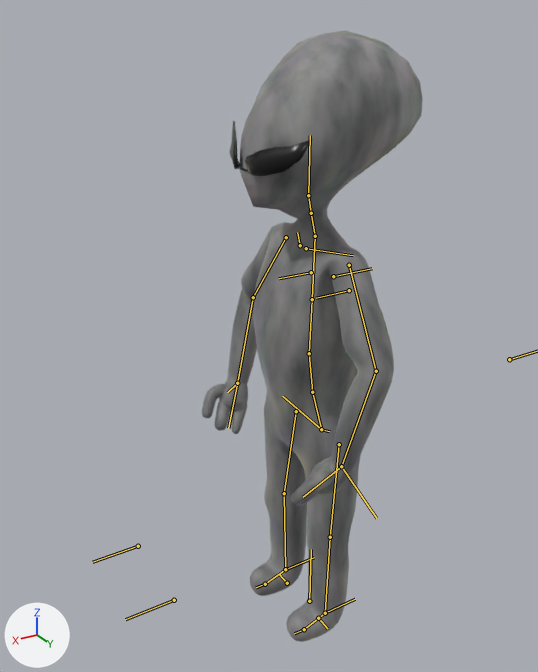
Two versions of the Blender file SharedAssets/Players/Grey/GreyGameReady.blend, one commit apart.
One viewpoint serves both versions: a camera (50 mm lens) standing at (1.244, 1.78, 2.004) and looking at (0.15, -0.044, 1.092). Every picture has the same lights, and +X, +Y and +Z are marked at lower left. The bones that bend it are drawn over the model as lines.

The first picture shows 'Grey.001'.
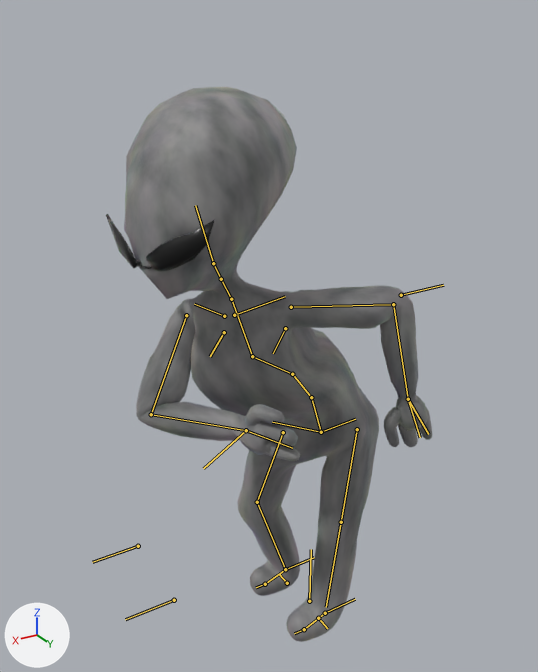
The newer file adds an action. The first version stands in its rest pose; the second is drawn at frame 10 of the action 'Punch'.

Location of each change, [x1, y1, x2, y2] in pixels of the pictures (538 x 672 px):
'Grey.001', posed (47% wider, 9% shorter)
    before: [202, 30, 423, 642]
    after: [106, 87, 432, 642]
bone 'spine', root to tip
    before: (321, 429) to (312, 392)
    after: (321, 432) to (311, 397)
bone 'spine.001', root to tip
    before: (312, 392) to (309, 353)
    after: (311, 397) to (292, 374)
bone 'spine.002', root to tip
    before: (309, 353) to (312, 299)
    after: (292, 374) to (252, 356)
bone 'spine.003', root to tip
    before: (312, 299) to (315, 236)
    after: (252, 356) to (231, 299)
bone 'spine.004', root to tip
    before: (315, 236) to (311, 213)
    after: (231, 299) to (221, 279)
bone 'upper_arm.R', root to tip
    before: (286, 237) to (253, 297)
    after: (186, 315) to (151, 414)
bone 'forearm.R', root to tip
    before: (253, 297) to (237, 383)
    after: (151, 414) to (246, 430)
bone 'IKArm.L', root to tip
    before: (341, 466) to (376, 518)
    after: (408, 399) to (428, 434)
bone 'IKArm.R', root to tip
    before: (237, 383) to (227, 392)
    after: (246, 430) to (203, 468)

What the commit changed:
Bone 'spine' (bone_spine) moves from (0.0, 0.0, 0.0) to (0.0, -0.021, 0.005).
Bone 'spine' (bone_spine) turns from (0, 0, 0) to (6, 46, 0) degrees about its own x, y and z.
Bone 'spine.001' (bone_spine_001) turns from (0, 0, 0) to (21, -2, 12) degrees about its own x, y and z.
Bone 'spine.002' (bone_spine_002) turns from (0, 0, 0) to (21, -2, 15) degrees about its own x, y and z.
Bone 'spine.003' (bone_spine_003) turns from (0, 0, 0) to (-31, -12, -19) degrees about its own x, y and z.
Bone 'spine.004' (bone_spine_004) turns from (0, 0, 0) to (-6, -19, 5) degrees about its own x, y and z.
Bone 'upper_arm.R' (bone_upper_arm_r) turns from (0, 0, 0) to (26, -9, 31) degrees about its own x, y and z.
Bone 'forearm.R' (bone_forearm_r) turns from (0, 0, 0) to (38, -4, -92) degrees about its own x, y and z.
Bone 'IKArm.L' (bone_ikarm_l) moves from (0.0, 0.0, 0.0) to (-0.373, 0.061, -0.591).
Bone 'IKArm.L' (bone_ikarm_l) turns from (0, 0, 0) to (66, 7, 71) degrees about its own x, y and z.
Bone 'IKArm.R' (bone_ikarm_r) moves from (0.0, 0.0, 0.0) to (0.113, -1.336, 0.293).
Bone 'IKArm.R' (bone_ikarm_r) turns from (0, 0, 0) to (92, 20, 16) degrees about its own x, y and z.
Bone 'Elbow.L' (bone_elbow_l) moves from (0.0, 0.0, 0.0) to (-0.194, -0.134, -1.197).
Bone 'Elbow.R' (bone_elbow_r) moves from (0.0, 0.0, 0.0) to (2.174, -4.166, 1.074).
